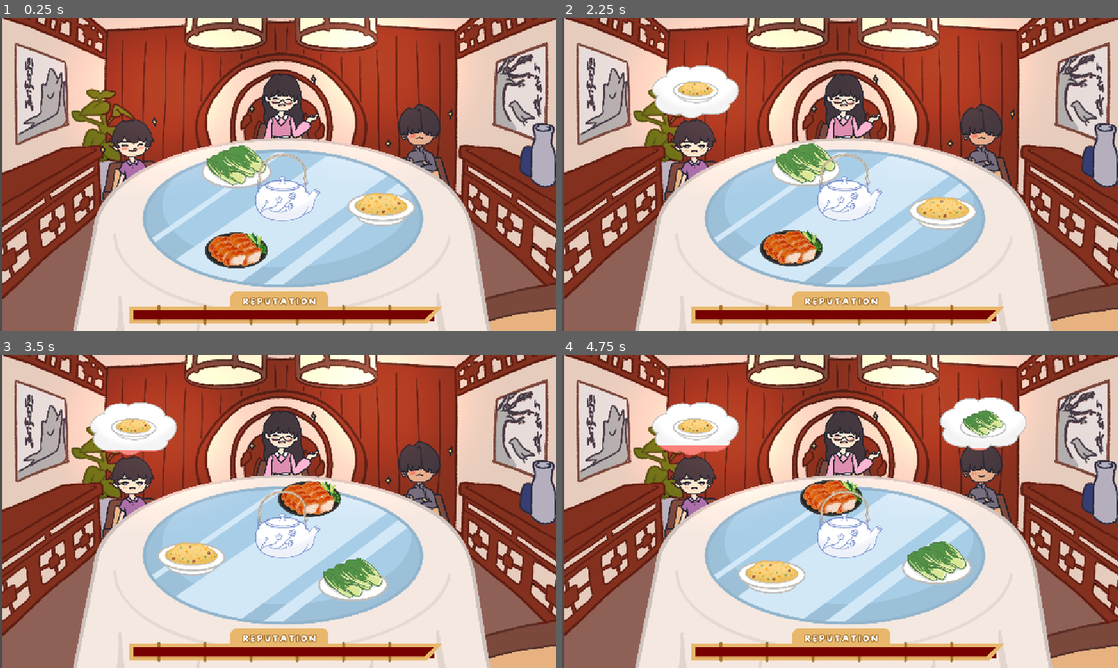
Above: before the commit, frames 1-4 (two rows, left to right).
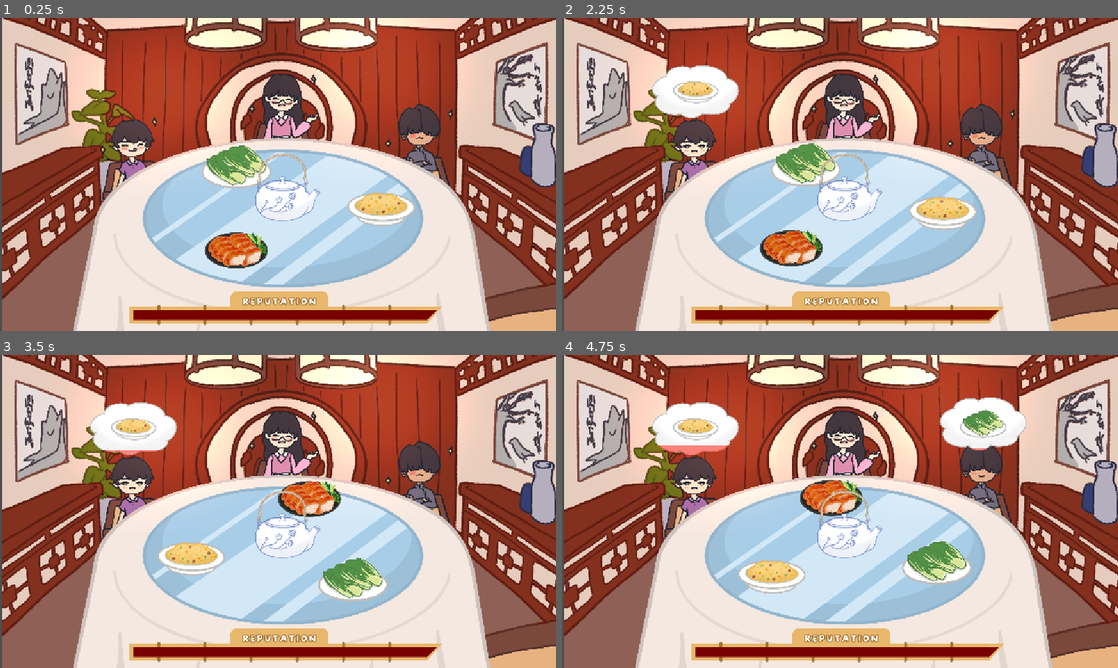
Above: after the commit, the same moments.

Repository: game-dev-besties/lupe_game
Game: Godot game, scene res://scenes/game.tscn
Two runs of this game, one before a commit and one after it. Both use one fixed random seed, a clock stepped at 60 frames per second and the inputs below. This scene is started directly instead of the project's main scene.
Inputs (mouse positions are in pixels of both pictures, inside the frame that each line leads up to):
- Up to frame 1 (0.25 s): no input
- Up to frame 2 (2.25 s): tap Enter (ui_accept) at 0.5, 2 s; drag from (845, 196) to (795, 249) at 0.52 s; drag from (940, 208) to (795, 249) at 1.27 s; hold Right (ui_right) from 2.03 s (still down); click (795, 249) at 2.17 s
- Up to frame 3 (3.5 s): release Right (ui_right) at 2.75 s; drag from (328, 502) to (189, 545) at 2.77 s
- Up to frame 4 (4.75 s): move the mouse to (1006, 558) at 3.52 s; hold Left (ui_left) 3.53-4.25 s; tap Enter (ui_accept) at 3.77 s; drag from (673, 464) to (890, 502) at 4.27 s

The runs differ from the first frame. In frame 1, 0.3% of the frame differs, in the area x 24-79%, y 93-97%; in frame 2, 0.3%; in frame 3, 0.3%; in frame 4, 0.3%.

Commit message:
add bamboo clip

Diff:
--- a/scenes/game.tscn
+++ b/scenes/game.tscn
@@ -1,8 +1,9 @@
-[gd_scene load_steps=14 format=3 uid="uid://b7w465tfimyec"]
+[gd_scene load_steps=15 format=3 uid="uid://b7w465tfimyec"]
 
 [ext_resource type="Script" uid="uid://b8fp7l0wpeawx" path="res://scripts/game.gd" id="1_lkgvj"]
 [ext_resource type="Texture2D" uid="uid://c0mek1agk7mww" path="res://assets/bamboo_reputation_bar_1.png" id="2_dinhu"]
 [ext_resource type="PackedScene" uid="uid://ddw71ek2dup7r" path="res://scenes/dish.tscn" id="3_gee14"]
+[ext_resource type="Texture2D" uid="uid://d30n3sty2n1x8" path="res://assets/bamboo_reputation_bar_mask.png" id="3_kvuet"]
 [ext_resource type="Texture2D" uid="uid://dspqnr0vuhl4l" path="res://assets/table.png" id="3_lbhrr"]
 [ext_resource type="Script" uid="uid://decuur7sn58mt" path="res://scripts/spinningthing.gd" id="3_p57ef"]
 [ext_resource type="PackedScene" uid="uid://b6jq0f6yg0wuw" path="res://scenes/NPC.tscn" id="4_0tnpc"]
@@ -18,12 +19,12 @@
 
 [node name="Game" type="Node2D" node_paths=PackedStringArray("health_bar")]
 script = ExtResource("1_lkgvj")
-health_bar = NodePath("HUD/HealthBar/ProgressBar")
+health_bar = NodePath("HUD/HealthBar/Sprite2D2/ProgressBar")
 
 [node name="HUD" type="CanvasLayer" parent="."]
 follow_viewport_enabled = true
 
-[node name="Sprite2D" type="Sprite2D" parent="HUD"]
+[node name="bamboo" type="Sprite2D" parent="HUD"]
 z_index = 7
 z_as_relative = false
 position = Vector2(589, 668)
@@ -38,13 +39,20 @@
 offset_right = 739.0
 offset_bottom = 683.0
 
-[node name="ProgressBar" type="ProgressBar" parent="HUD/HealthBar"]
+[node name="Sprite2D2" type="Sprite2D" parent="HUD/HealthBar"]
+clip_children = 1
+z_index = 7
+z_as_relative = false
+position = Vector2(164, 38)
+scale = Vector2(0.51, 0.51)
+texture = ExtResource("3_kvuet")
+
+[node name="ProgressBar" type="ProgressBar" parent="HUD/HealthBar/Sprite2D2"]
 modulate = Color(0.559523, 8.90419e-07, 3.36915e-07, 1)
-layout_mode = 0
-offset_left = -153.0
-offset_top = 25.0
-offset_right = 471.0
-offset_bottom = 51.0
+offset_left = -622.0
+offset_top = -25.0
+offset_right = 614.0
+offset_bottom = 26.0
 theme_override_styles/fill = SubResource("StyleBoxFlat_gee14")
 value = 50.0
 show_percentage = false
Binary file added: assets/bamboo_reputation_bar_mask.png
Not shown, added: assets/bamboo_reputation_bar_mask.png.import
